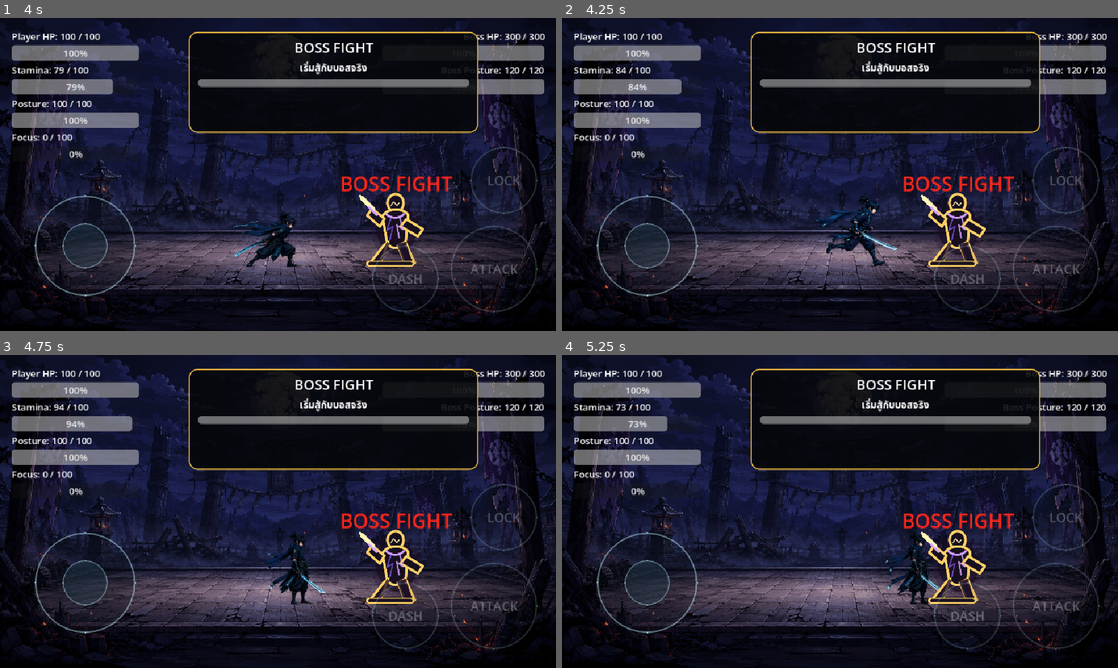
Above: before the commit, frames 1-4 (two rows, left to right).
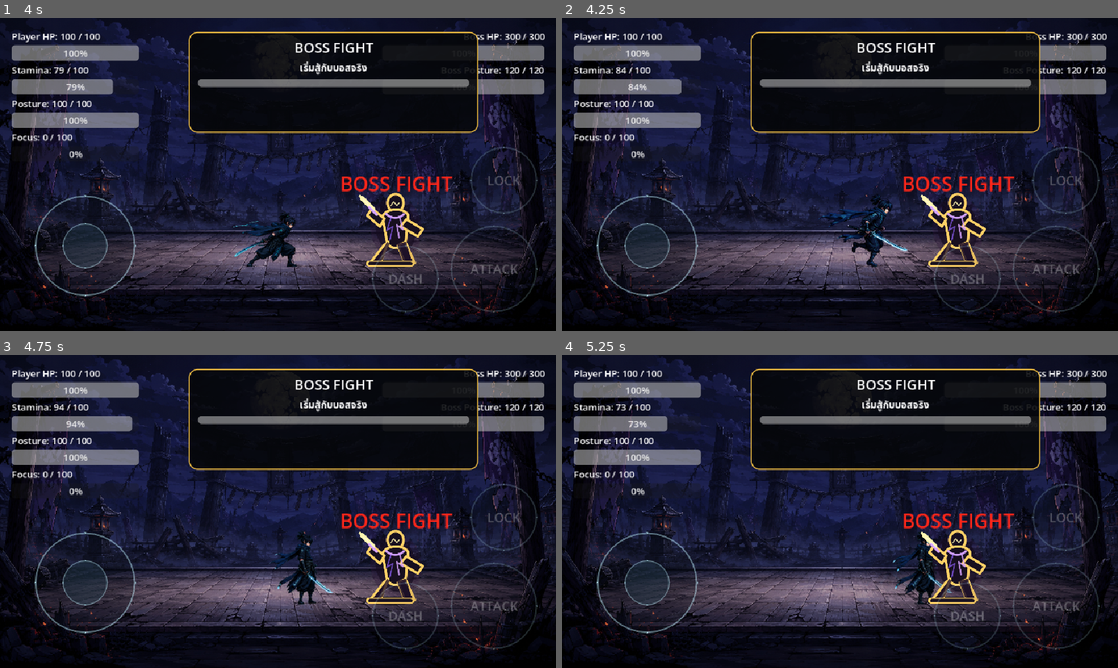
Above: after the commit, the same moments.

Repository: shanwinder/lastblade
Game: Godot game, scene res://scenes/main/BossBrokenMaster.tscn
Same seed, same stepped clock (60 frames per second), same inputs: the game is played once before the commit and once after it.
Inputs (mouse positions are in pixels of both pictures, inside the frame that each line leads up to):
- Up to frame 1 (4 s): click "START" at 0.5 s; click "SKIP" at 1.25 s; click "SKIP" at 2 s; click "ATTACK" at 2.75 s; tap Enter at 3.5 s; move the mouse to (400, 158) at 3.52 s; hold Right (ui_right) from 3.53 s (still down); tap A (attack) at 3.6 s; click (400, 158) at 3.67 s
- Up to frame 2 (4.25 s): keep holding Right (ui_right)
- Up to frame 3 (4.75 s): release Right (ui_right) at 4.25 s; drag from (166, 527) to (328, 567) at 4.27 s
- Up to frame 4 (5.25 s): click "DASH" at 5 s

Frame 1 is identical in both runs. In frame 2, 1.1% of the frame differs, in the area x 45-63%, y 56-80%; in frame 3, 0.8%; in frame 4, 0.7%.

Commit message:
Add combo timing parameters to Player
Configure recovery times for each combo hit and the combo chain window duration. These parameters control the player's combat timing in the BossBrokenMaster scene.

Diff:
--- a/last-blade-trial/scenes/main/BossBrokenMaster.tscn
+++ b/last-blade-trial/scenes/main/BossBrokenMaster.tscn
@@ -60,6 +60,10 @@
 [node name="Player" type="CharacterBody2D" parent="Actors" unique_id=220317986 groups=["player_actor"]]
 position = Vector2(576, 420)
 script = ExtResource("2_mknfb")
+combo_hit_1_recovery_time = 0.16
+combo_hit_2_recovery_time = 0.2
+combo_hit_3_recovery_time = 0.58
+combo_chain_window = 0.28
 
 [node name="Sprite2D" type="Sprite2D" parent="Actors/Player" unique_id=1611597603]
 visible = false
